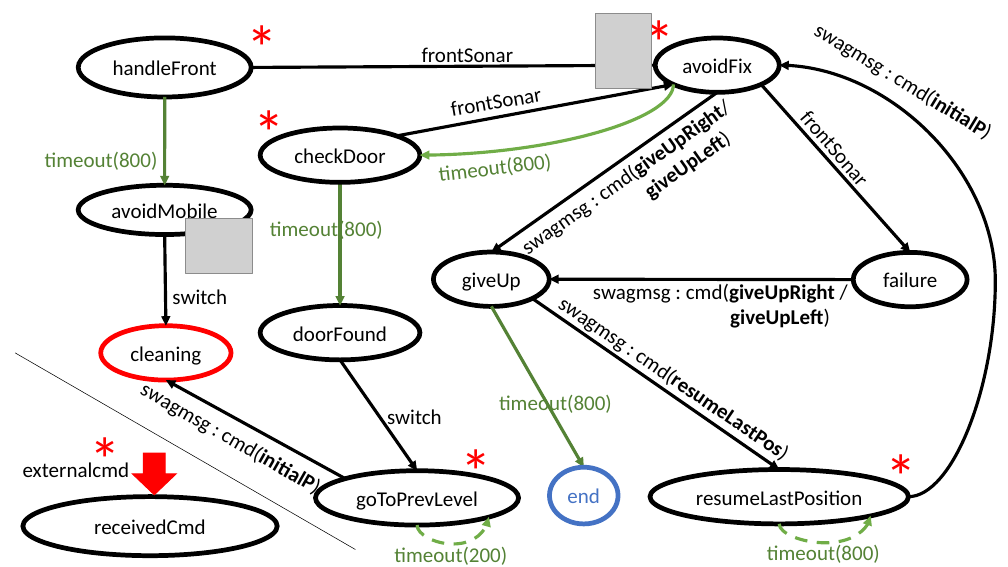
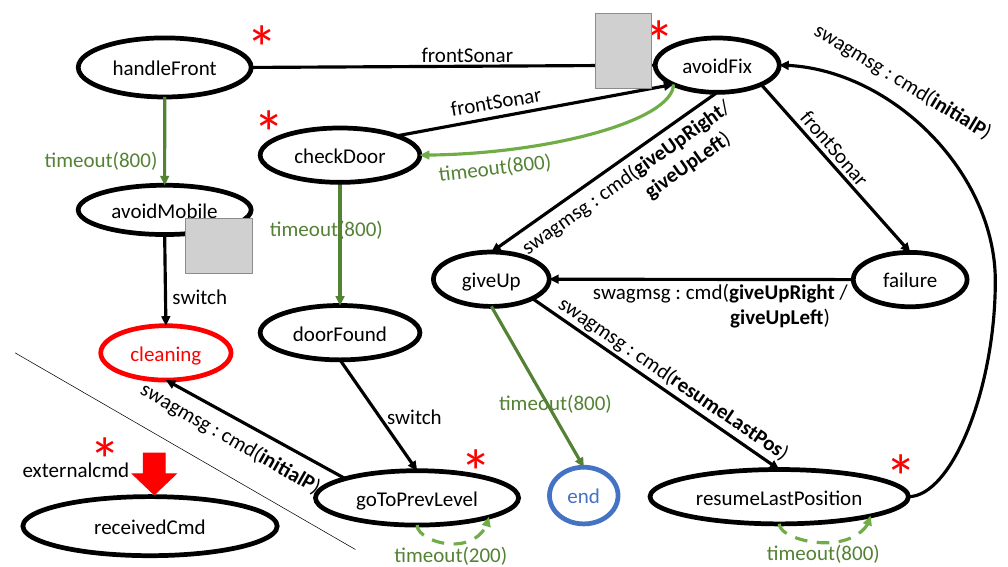
Before and after one commit to FFrabetti/ProgettoISS_relazione, a slide deck: slide 6 of Appunti/ISSPowerPoint.pptx. Drawn at 1008x567 pixels with LibreOffice and Linux fonts; fonts in the diff are those of the drawing; grey boxes stand for pictures. Boxes give left, top, right and bottom in pixels: in the first picture for what was removed or moved away, otherwise in the second. Text is boxed around its words. In the diff, an @@ line names an element or a change of style, - is before the commit and + after.

```diff
--- a/Appunti/ISSPowerPoint.pptx
+++ b/Appunti/ISSPowerPoint.pptx
@@ ellipse "cleaning" at box(101, 326, 231, 380): text colour #000000 to #FF0000 @@
```
Also in this commit, not shown: 3 other files.
